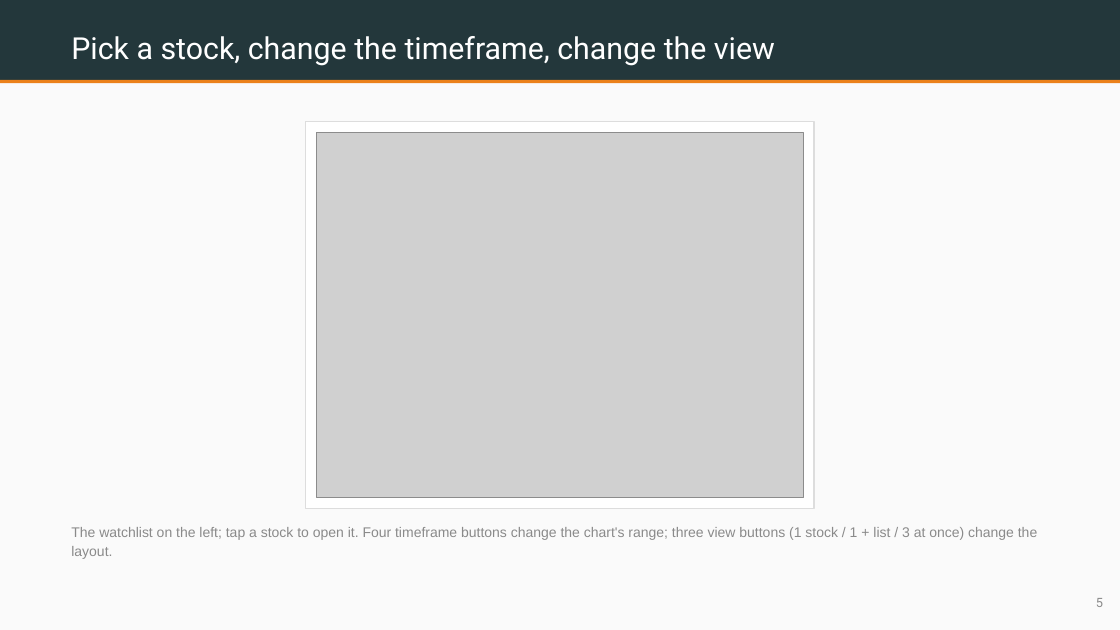
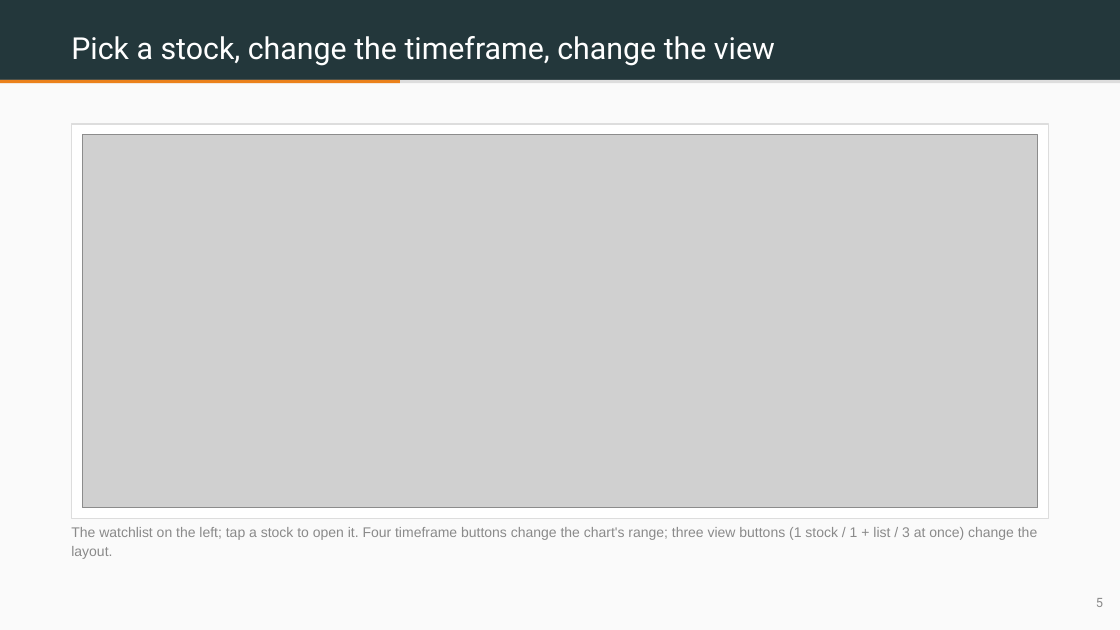
Before and after one commit to benjiesotelo-sudo/Telos_FIN1209, a slide deck: slide 5 of special-lecture/FIN1209-Special-Lecture-2-StockDesk-Student-Edition.pptx. Drawn at 1120x630 pixels with LibreOffice and Linux fonts; fonts in the diff are those of the drawing; grey boxes stand for pictures. Boxes give left, top, right and bottom in pixels: in the first picture for what was removed or moved away, otherwise in the second. Text is boxed around its words. In the diff, an @@ line names an element or a change of style, - is before the commit and + after.

```diff
--- a/special-lecture/FIN1209-Special-Lecture-2-StockDesk-Student-Edition.pptx
+++ b/special-lecture/FIN1209-Special-Lecture-2-StockDesk-Student-Edition.pptx
@@ rectangle at (0,80,1120,83): fill #EB811B to #DDDDDD @@
@@ rectangle added at (0,80,400,83), fill #EB811B @@
@@ rectangle: place and size @@
-rectangle at (306,122,814,508)
+rectangle at (71,124,1049,519)
@@ picture added at (82,135,1038,508) @@
@@ picture removed at (317,133,803,497) @@
```
Also in this commit, not shown: 11 other slides changed, 6 other files.
